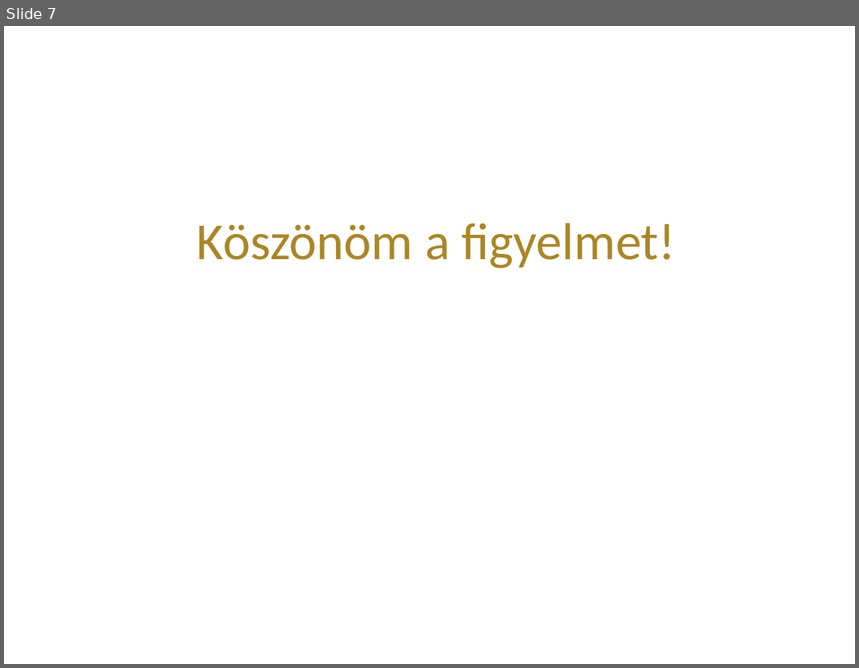
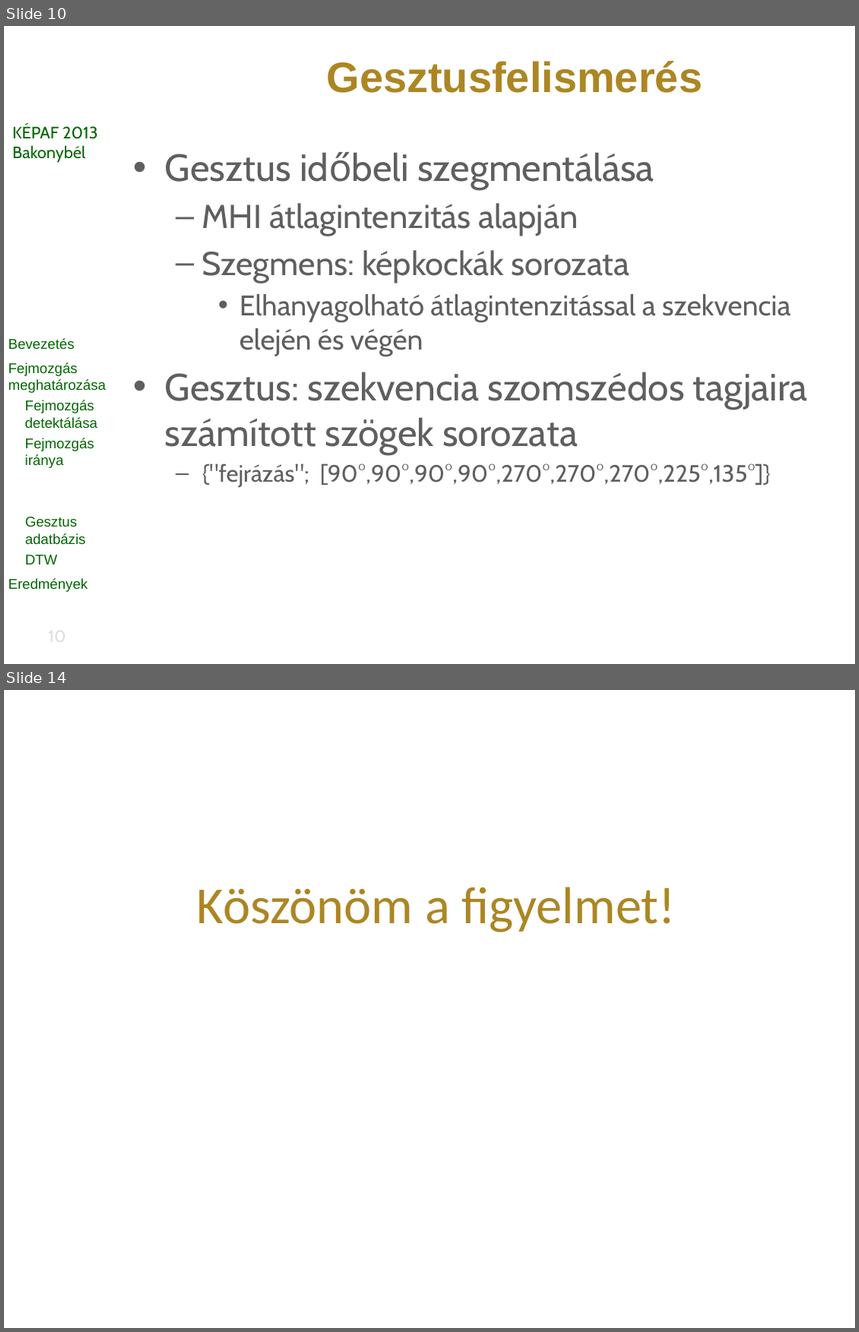
Before and after one commit to vohoaiviet/face-gesture-api, a slide deck: HeadMovement/research/kepaf/ppt/bertok.kornel.kepaf.2013.pptx. Shown one above the other, each under a label of ours: slide 7 before the commit, slides 10 and 14 after it; the slides between them are not shown. The pictures are 859x668 and 859x1332 pixels, drawn with LibreOffice and Linux fonts; fonts in the diff are those of the drawing; background and template pictures are left out. Boxes give left, top, right and bottom in pixels: in the first picture for what was removed or moved away, otherwise in the second. Text is boxed around its words. In the diff, an @@ line names an element or a change of style, - is before the commit and + after.

```diff
--- a/HeadMovement/research/kepaf/ppt/bertok.kornel.kepaf.2013.pptx
+++ b/HeadMovement/research/kepaf/ppt/bertok.kornel.kepaf.2013.pptx
@@ slide 10 added at <box>4,26,855,664</box>, background picture (left out) @@
@@ title added at <box>326,61,702,93</box>, 36 pt, text #AC8623, bold @@
+Gesztusfelismerés
@@ text added at <box>12,125,98,163</box>, 14 pt, text #006600 @@
+KÉPAF 2013
+Bakonybél
@@ text added at <box>165,152,808,488</box>, 32 pt, text #5F5F5F @@
+• Gesztus időbeli szegmentálása
+  – MHI átlagintenzitás alapján
+  – Szegmens: képkockák sorozata
+    • Elhanyagolható átlagintenzitással a szekvencia elején és végén
+• Gesztus: szekvencia szomszédos tagjaira számított szögek sorozata
+  – {"fejrázás"; [90°,90°,90°,90°,270°,270°,270°,225°,135°]}
@@ text added at <box>9,338,106,592</box>, 12 pt, text #006600 @@
+Bevezetés
+Fejmozgás meghatározása
+Fejmozgás detektálása
+Fejmozgás iránya
+Gesztus-felismerés
+Gesztus adatbázis
+DTW
+Eredmények
@@ page number added at <box>18,622,97,651</box>, 14 pt, text #DDDDDD @@
+10
@@ what was slide 7 is now slide 14 @@
```
Also in this commit, not shown: 1 slide changed, 7 other slides added, 1 slide removed, 4 other files.
